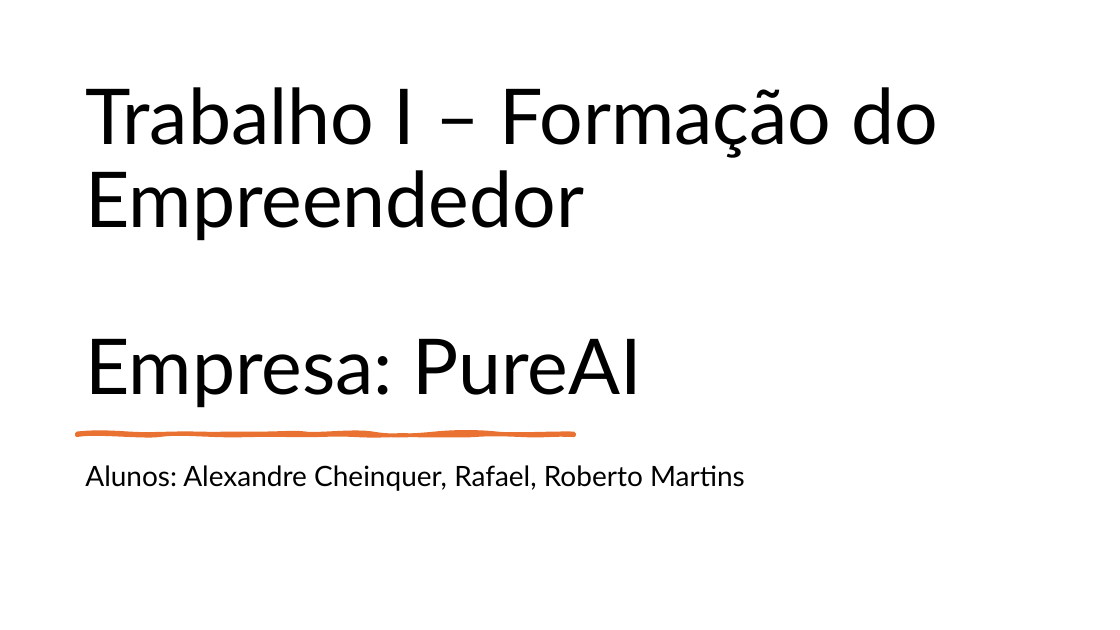
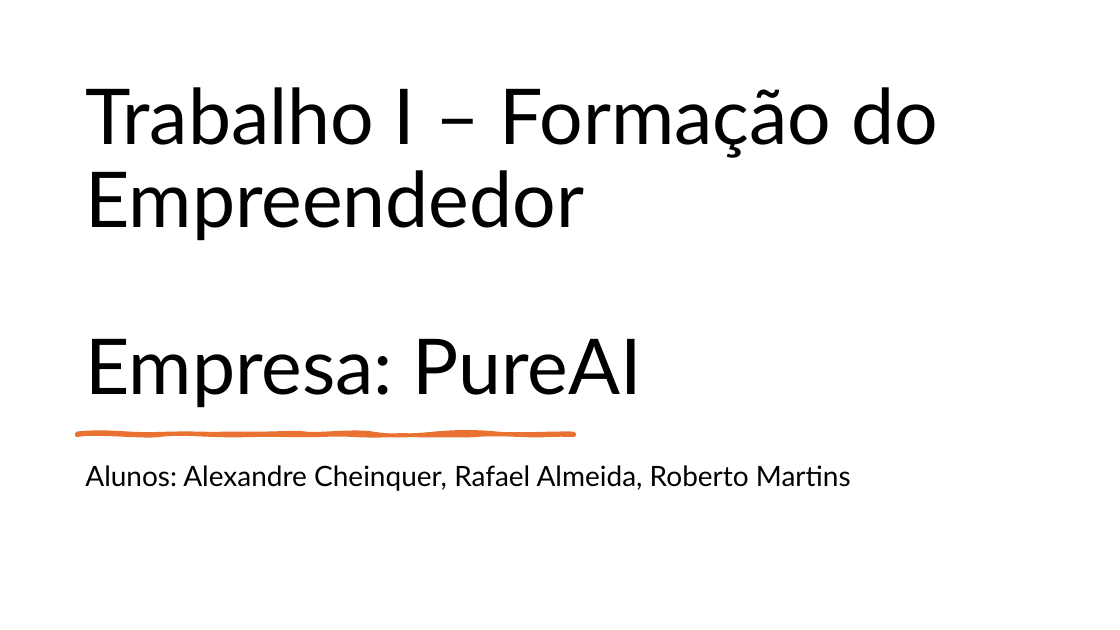
Before and after one commit to RobertoMav/FormEmpreend, a slide deck: slide 1 of FormaEmp.pptx. Drawn at 1120x630 pixels with LibreOffice and Linux fonts; fonts in the diff are those of the drawing. Boxes give left, top, right and bottom in pixels: in the first picture for what was removed or moved away, otherwise in the second. Text is boxed around its words. In the diff, an @@ line names an element or a change of style, - is before the commit and + after.

```diff
--- a/FormaEmp.pptx
+++ b/FormaEmp.pptx
@@ subtitle at (85,465,851,491): text changed @@
-Alunos: Alexandre Cheinquer, Rafael, Roberto Martins
+Alunos: Alexandre Cheinquer, Rafael Almeida, Roberto Martins
```
Also in this commit, not shown: 1 other slide changed, 2 slides added, 1 other file.
